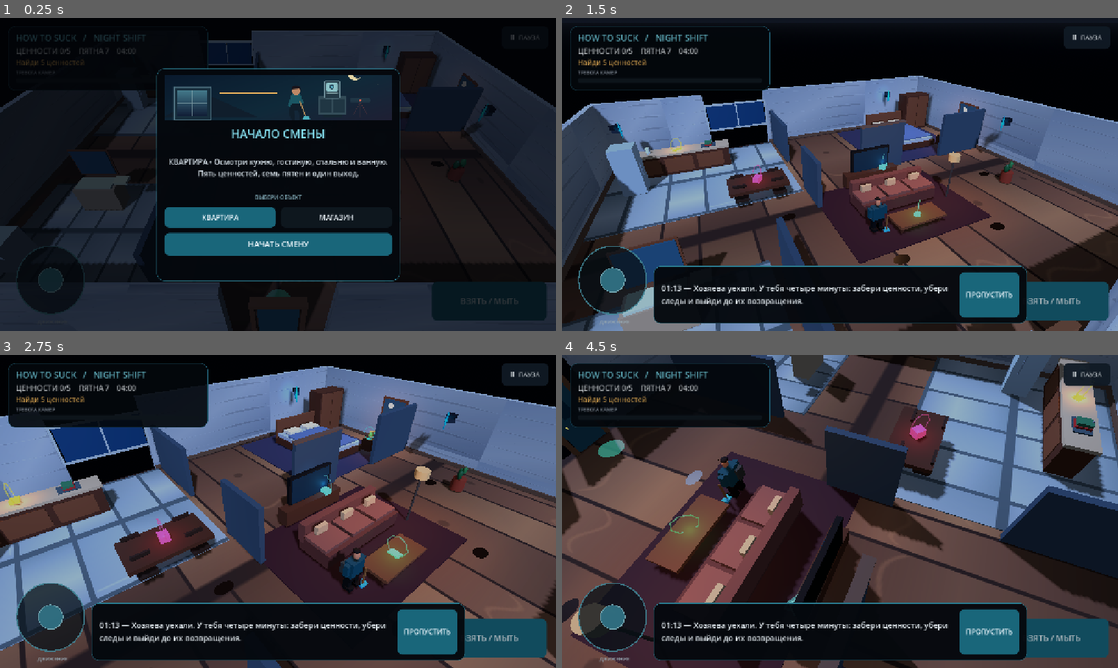
Above: before the commit, frames 1-4 (two rows, left to right).
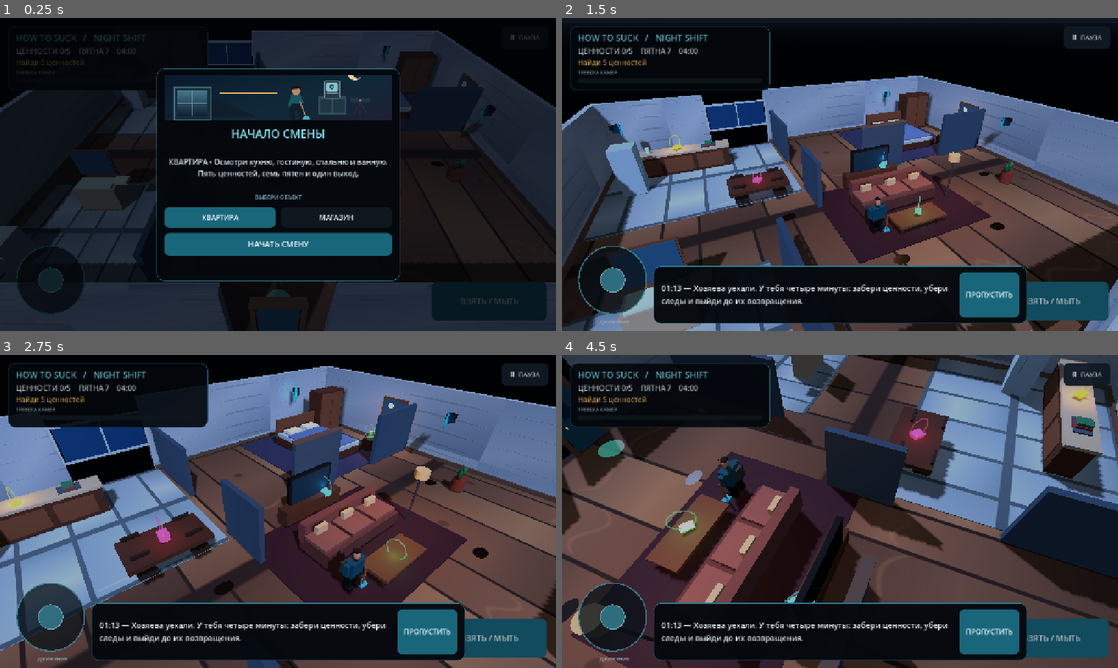
Above: after the commit, the same moments.

Repository: kirovo389-creator/How-to-suck
Game: Godot game, scene res://scenes/main.tscn
Two runs of this game, one before a commit and one after it. Both use one fixed random seed, a clock stepped at 60 frames per second and the inputs below. Sound files missing from this copy of the repository are replaced by a short silence.
Inputs (mouse positions are in pixels of both pictures, inside the frame that each line leads up to):
- Up to frame 1 (0.25 s): no input
- Up to frame 2 (1.5 s): click "НАЧАТЬ СМЕНУ" at 0.5 s; move the mouse to (962, 158) at 1.27 s; hold Right (ui_right) from 1.28 s (still down); click (962, 158) at 1.42 s
- Up to frame 3 (2.75 s): release Right (ui_right) at 2 s; drag from (166, 527) to (250, 574) at 2.02 s
- Up to frame 4 (4.5 s): move the mouse to (895, 442) at 2.77 s; hold Right (ui_right) 2.78-3.5 s; drag from (812, 574) to (673, 464) at 3.52 s; move the mouse to (1006, 558) at 4.27 s; hold Left (ui_left) from 4.28 s (still down)

The runs differ from the first frame. In frame 1, less than 0.1% of the frame differs, in the area x 69-88%, y 10-34%; in frame 2, 0.2%; in frame 3, 0.3%; in frame 4, 0.4%, in the area x 18-100%, y 9-80%.

Commit message:
Stop audio players and release streams when the game exits

Diff:
--- a/scripts/game.gd
+++ b/scripts/game.gd
@@ -80,6 +80,17 @@
     add_child(sfx)
     hud.show_intro()
     _refresh_status()
+
+func _exit_tree() -> void:
+    _stop_audio()
+
+func _stop_audio() -> void:
+    if is_instance_valid(music):
+        music.stop()
+        music.stream = null
+    if is_instance_valid(sfx):
+        sfx.stop()
+        sfx.stream = null
 
 func _select_level(selected_level: String) -> void:
     if shift_started or ended:
